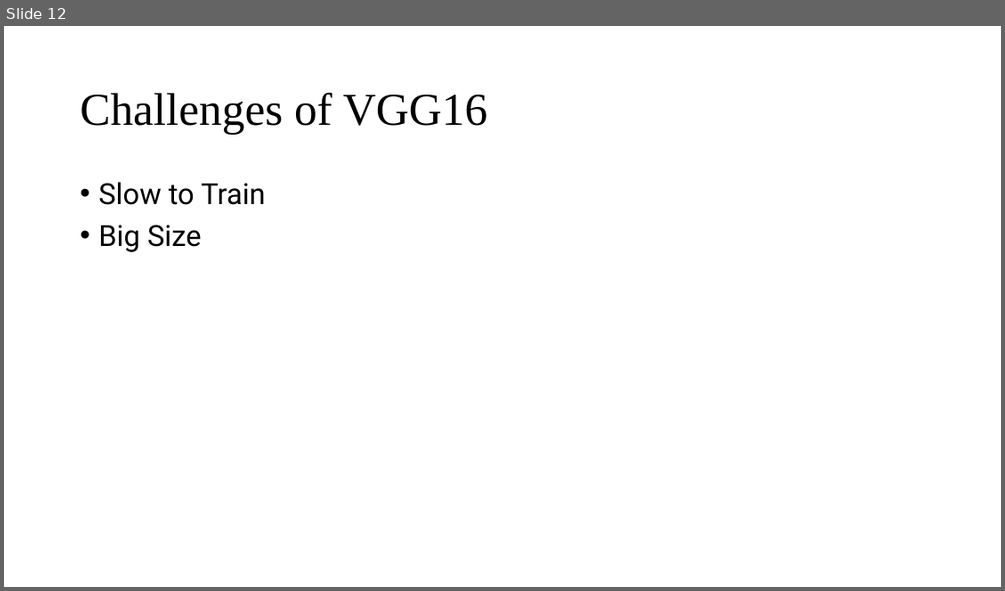
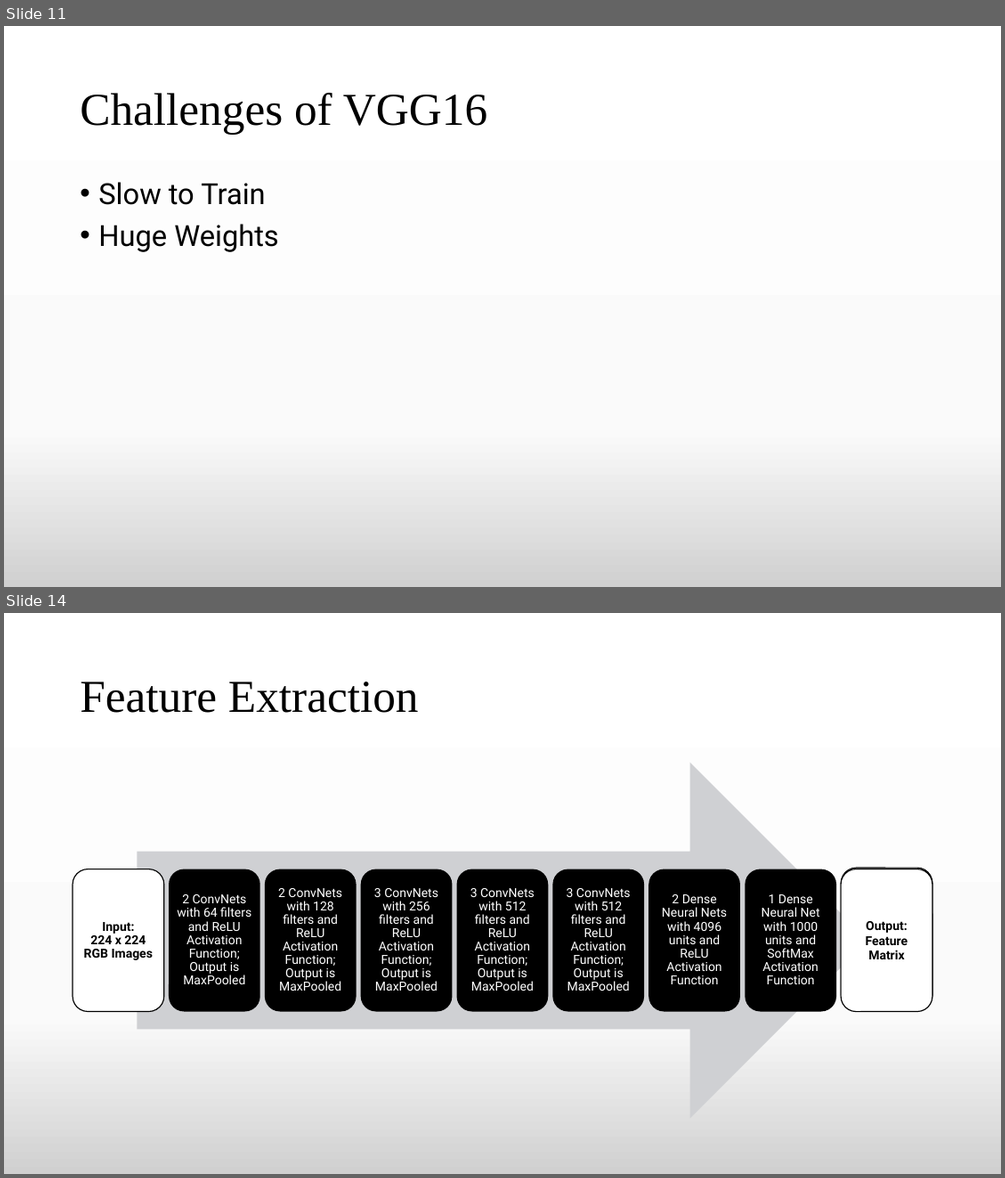
Before and after one commit to TheAnonymousMan/local-language-recognition-gcelt-class-2021, a slide deck: Documentation/4th Year Project Presentation.pptx. Shown one above the other, each under a label of ours: slide 12 before the commit, slides 11 and 14 after it; the slides between them are not shown. The pictures are 1005x591 and 1005x1178 pixels, drawn with LibreOffice and Linux fonts; fonts in the diff are those of the drawing. Boxes give left, top, right and bottom in pixels: in the first picture for what was removed or moved away, otherwise in the second. Text is boxed around its words. In the diff, an @@ line names an element or a change of style, - is before the commit and + after.

```diff
--- a/Documentation/4th Year Project Presentation.pptx
+++ b/Documentation/4th Year Project Presentation.pptx
@@ slide 14 added at <box>4,613,1001,1174</box>, background gradient #FFFFFF to #FBFBFB to #D1D1D1 @@
@@ title added at <box>80,682,419,713</box>, 44 pt, text #000000 @@
+Feature Extraction
@@ rounded rectangle added at <box>841,868,932,1012</box>, fill #FFFFFF, outline #000000 1 pt, 12 pt, text #000000, bold @@
+Output:
+Feature Matrix
@@ group added at <box>73,763,932,1119</box>: 9 rounded rectangles, 8 texts, 1 right arrow @@
+Input:
+224 x 224 RGB Images
+2 ConvNets with 64 filters and ReLU Activation Function; Output is MaxPooled
+2 ConvNets with 128 filters and ReLU Activation Function; Output is MaxPooled
+3 ConvNets with 256 filters and ReLU Activation Function; Output is MaxPooled
+3 ConvNets with 512 filters and ReLU Activation Function; Output is MaxPooled
+3 ConvNets with 512 filters and ReLU Activation Function; Output is MaxPooled
+2 Dense Neural Nets with 4096 units and ReLU Activation Function
+1 Dense Neural Net with 1000 units and SoftMax Activation Function
@@ what was slide 12 is now slide 11 @@
@@ slide 11 changed as well @@
@@ background #FFFFFF to gradient #FFFFFF to #FBFBFB to #D1D1D1 @@
@@ text at <box>98,224,278,252</box>: text changed @@
-• Big Size
+• Huge Weights
```
Also in this commit, not shown: 12 other slides changed, 2 other slides added, 2 slides removed, 4 other files.
